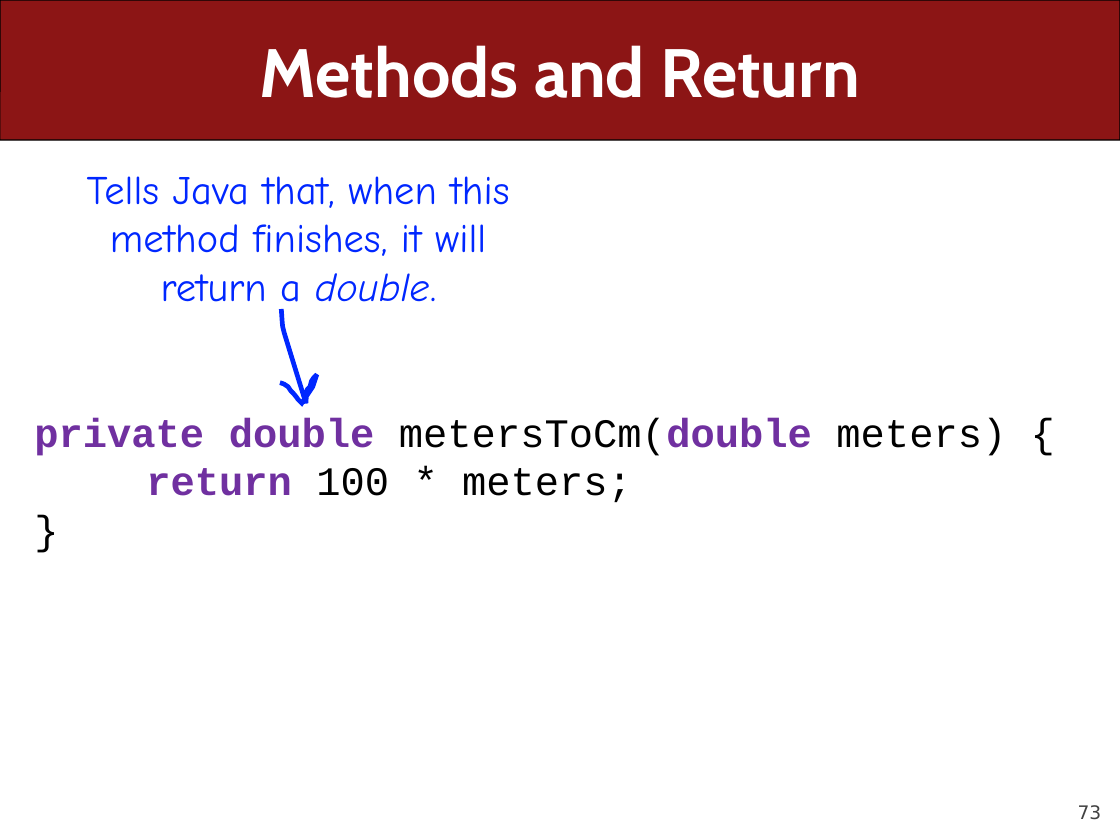
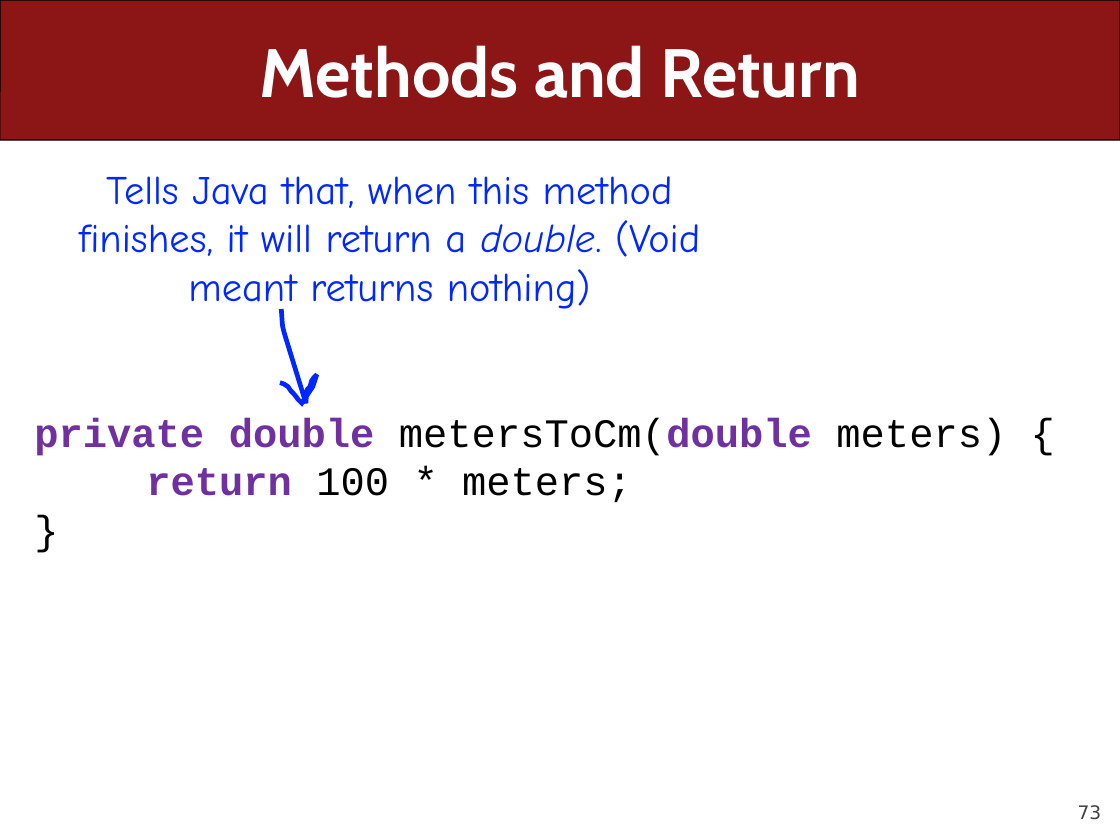
Before and after one commit to ckincaid17/cs106a-summer-2018, a slide deck: slide 73 of WWW/lectures/Lecture7/Lecture7.pptx. Drawn at 1120x840 pixels with LibreOffice and Linux fonts; fonts in the diff are those of the drawing. Boxes give left, top, right and bottom in pixels: in the first picture for what was removed or moved away, otherwise in the second. Text is boxed around its words. In the diff, an @@ line names an element or a change of style, - is before the commit and + after.

```diff
--- a/WWW/lectures/Lecture7/Lecture7.pptx
+++ b/WWW/lectures/Lecture7/Lecture7.pptx
@@ text at (79, 176, 700, 315): text changed @@
-Tells Java that, when this method finishes, it will return a double.
+Tells Java that, when this method finishes, it will return a double. (Void meant returns nothing)
```
Also in this commit, not shown: 11 other slides changed, 40 slides removed, 2 other files.
